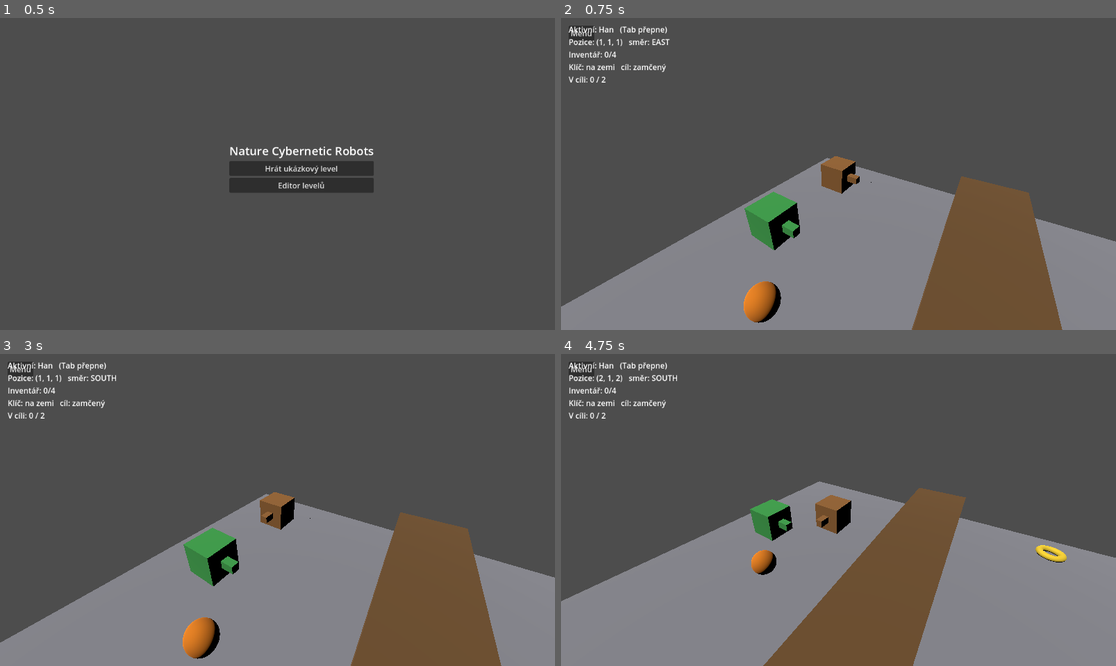
Above: before the commit, frames 1-4 (two rows, left to right).
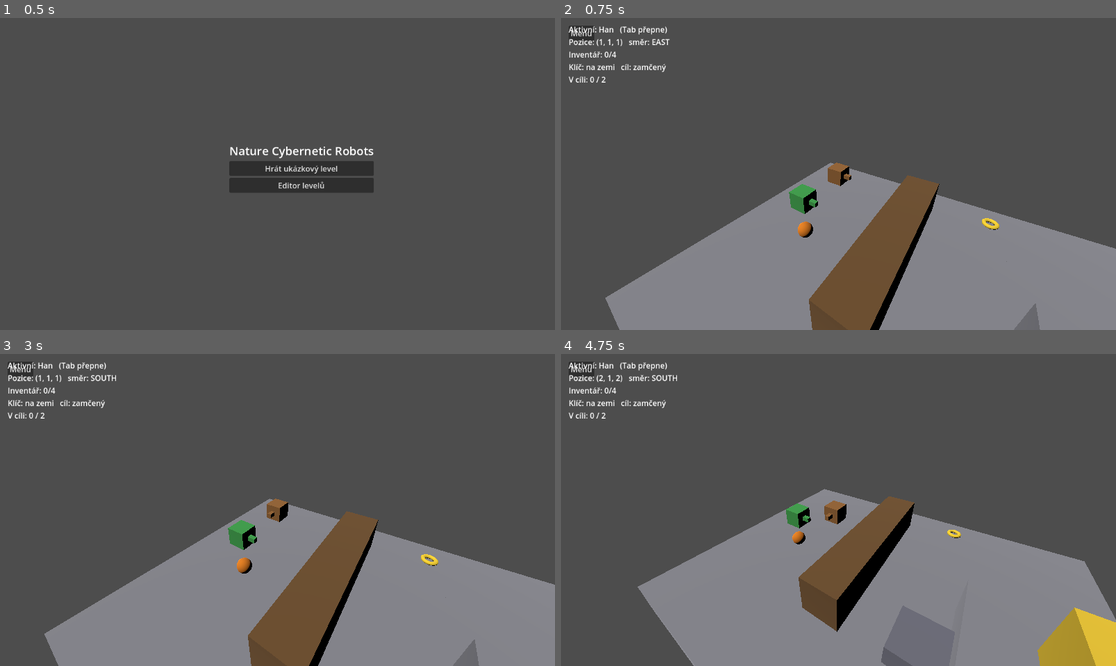
Above: after the commit, the same moments.

Repository: zbynekrybicka/NCR
Game: Godot game, scene res://app/scenes/main.tscn
Two runs of this game, one before a commit and one after it. Both use one fixed random seed, a clock stepped at 60 frames per second and the inputs below.
Inputs (mouse positions are in pixels of both pictures, inside the frame that each line leads up to):
- Up to frame 1 (0.5 s): no input
- Up to frame 2 (0.75 s): click "Hrát ukázkový level" at 0.5 s
- Up to frame 3 (3 s): click "Menu" at 1.25 s; click "Hrát ukázkový level" at 2 s; tap Enter (device_input) at 2.75 s; move the mouse to (399, 494) at 2.77 s; hold D (turn_right) from 2.78 s (still down); tap W (step) at 2.85 s; click (399, 494) at 2.92 s
- Up to frame 4 (4.75 s): tap R (restart_level) at 3.5 s; move the mouse to (727, 525) at 3.52 s; release D (turn_right) at 3.53 s; hold Shift (step_down) 3.53-4.28 s; tap Q (action_1) at 3.6 s; tap W (step) at 3.8, 4.55 s; move the mouse to (894, 441) at 4.27 s; hold D (turn_right) from 4.28 s (still down); tap E (action_2) at 4.35 s

Frame 1 is identical in both runs. In frame 2, 20% of the frame differs, in the area x 0-100%, y 44-100%; in frame 3, 20%; in frame 4, 23%, in the area x 0-100%, y 40-100%.

Commit message:
První levely

Diff:
--- a/game/app/camera/camera_rig.gd
+++ b/game/app/camera/camera_rig.gd
@@ -71,7 +71,7 @@
 	for i in range(1, steps + 1):
 		var point := from.lerp(to, float(i) / float(steps))
 		var cell := Vector3i(floori(point.x), floori(point.y), floori(point.z))
-		if not world.is_inside(cell) or world.is_solid_at(cell):
+		if world.is_inside(cell) and world.is_solid_at(cell):
 			return previous
 		previous = point
 	return to
Not shown, added: game/levels/tutorial01.ncr
Not shown, added: game/levels/tutorial02.ncr
